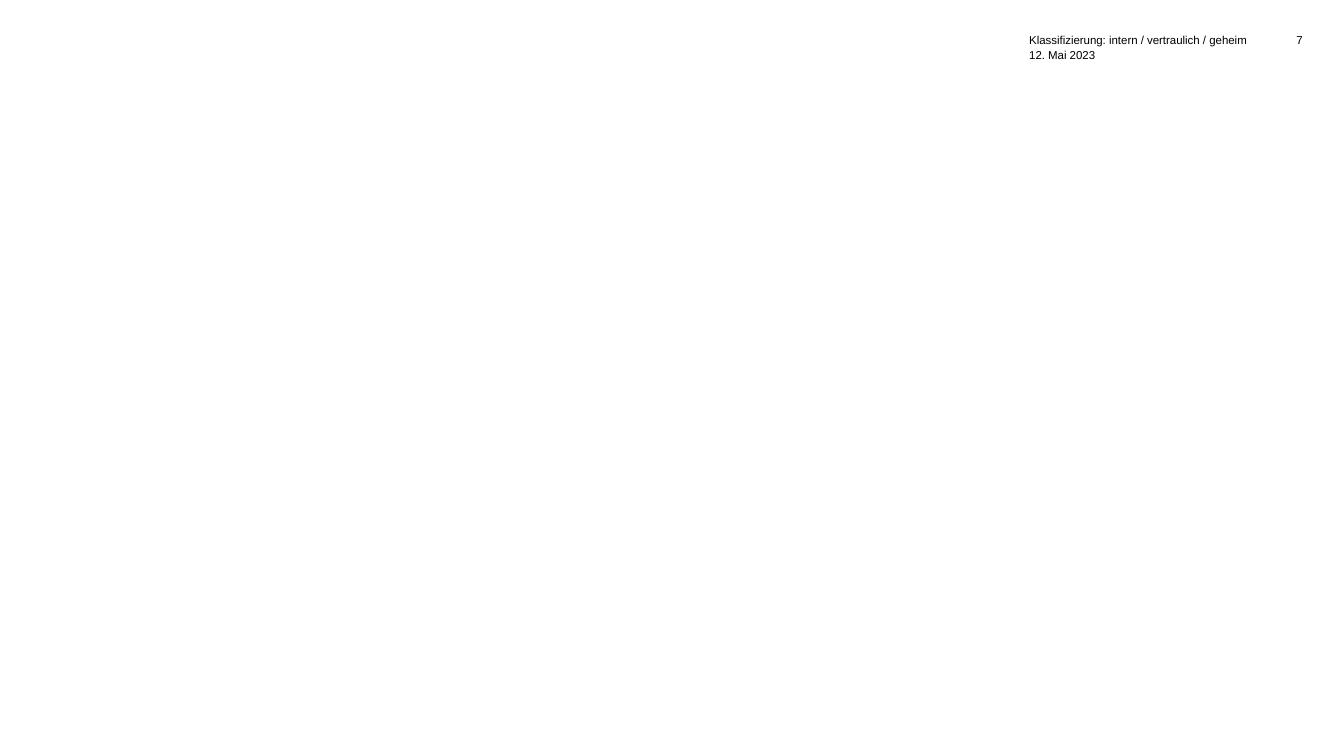
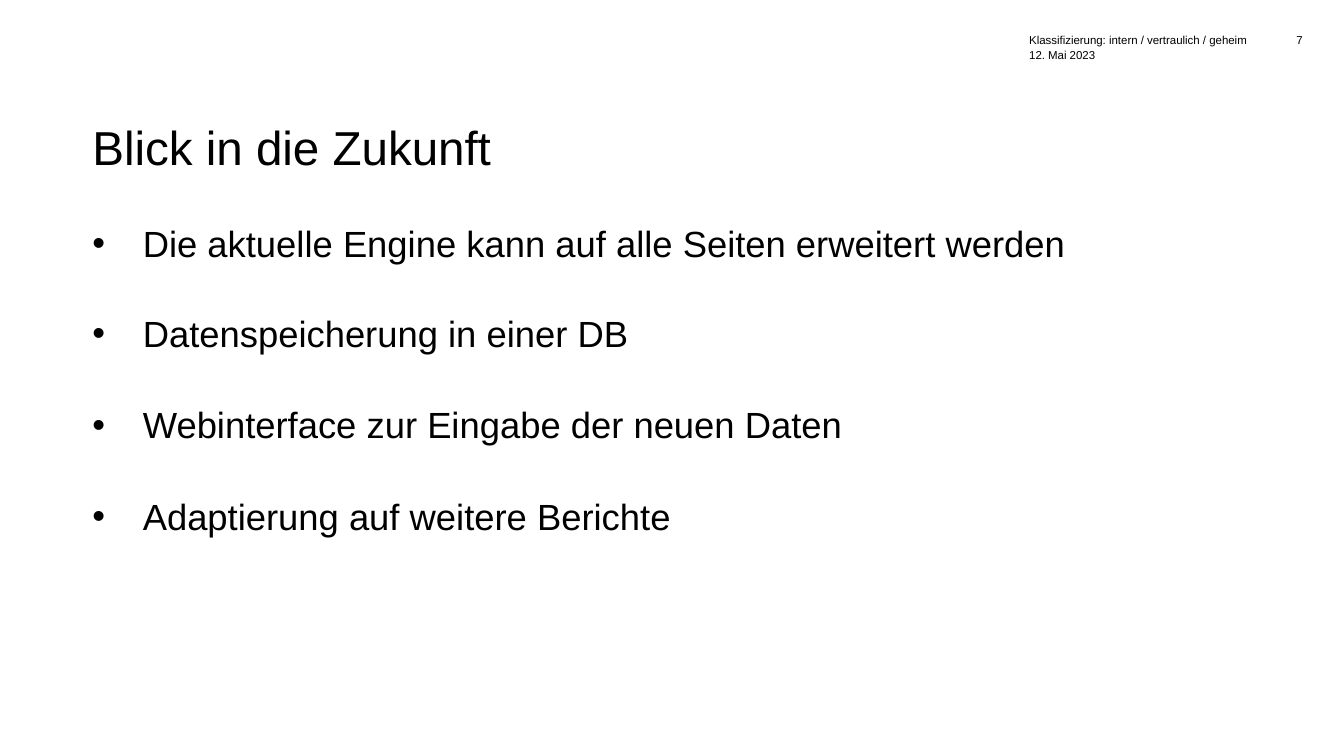
Before and after one commit to gilluuu/hackday-automatisierung-berichte, a slide deck: slide 7 of Praesentation/DemoAutomatisierungVonBerichten.pptx. Drawn at 1344x756 pixels with LibreOffice and Linux fonts; fonts in the diff are those of the drawing; background and template pictures are left out. Boxes give left, top, right and bottom in pixels: in the first picture for what was removed or moved away, otherwise in the second. Text is boxed around its words. In the diff, an @@ line names an element or a change of style, - is before the commit and + after.

```diff
--- a/Praesentation/DemoAutomatisierungVonBerichten.pptx
+++ b/Praesentation/DemoAutomatisierungVonBerichten.pptx
@@ title added at box(92, 130, 491, 166), 34 pt, text #000000 @@
+Blick in die Zukunft
@@ text added at box(143, 230, 1065, 538), 26 pt, text #000000 @@
+• Die aktuelle Engine kann auf alle Seiten erweitert werden
+• Datenspeicherung in einer DB
+• Webinterface zur Eingabe der neuen Daten
+• Adaptierung auf weitere Berichte
```
Also in this commit, not shown: 6 other slides changed, 1 slide removed.
